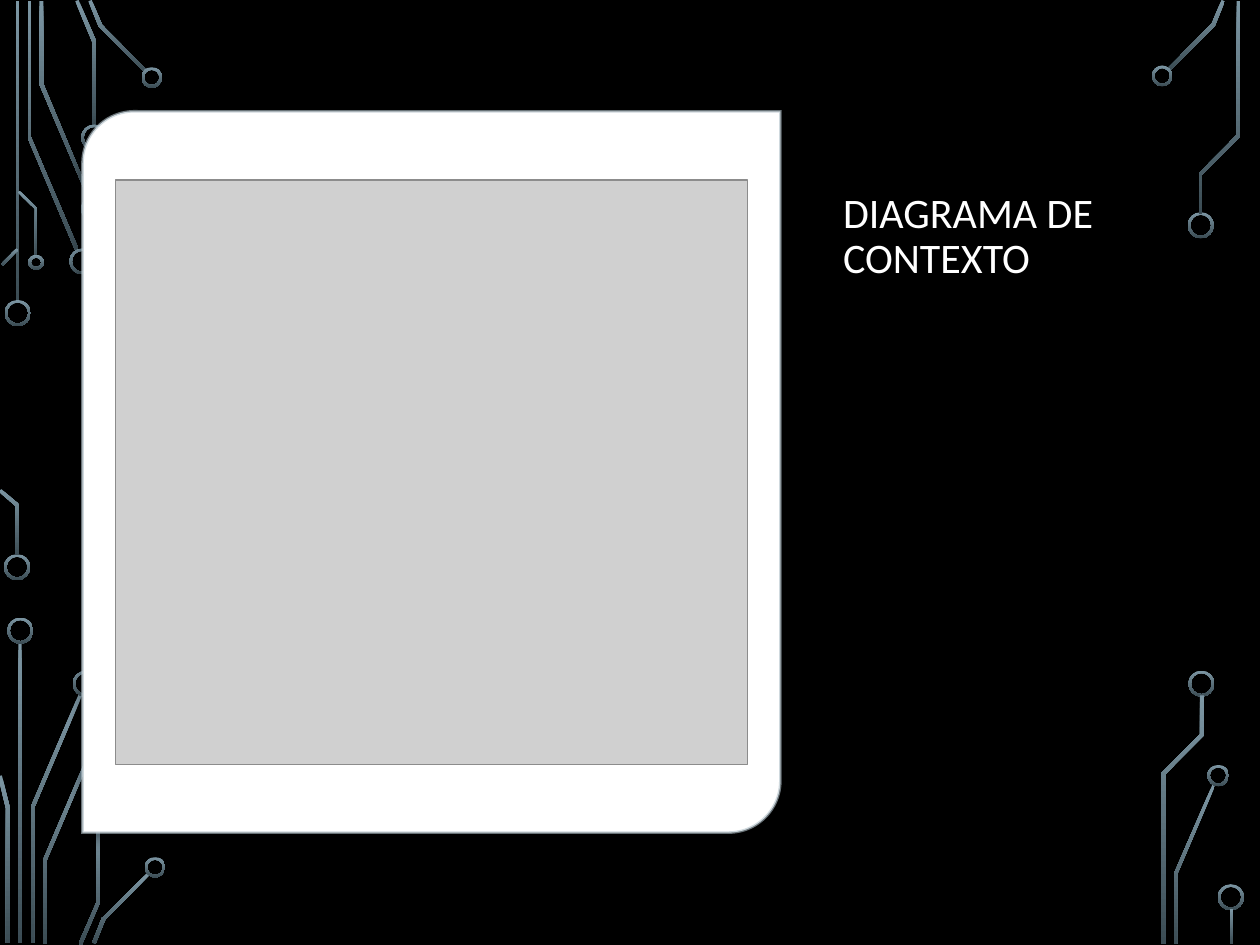
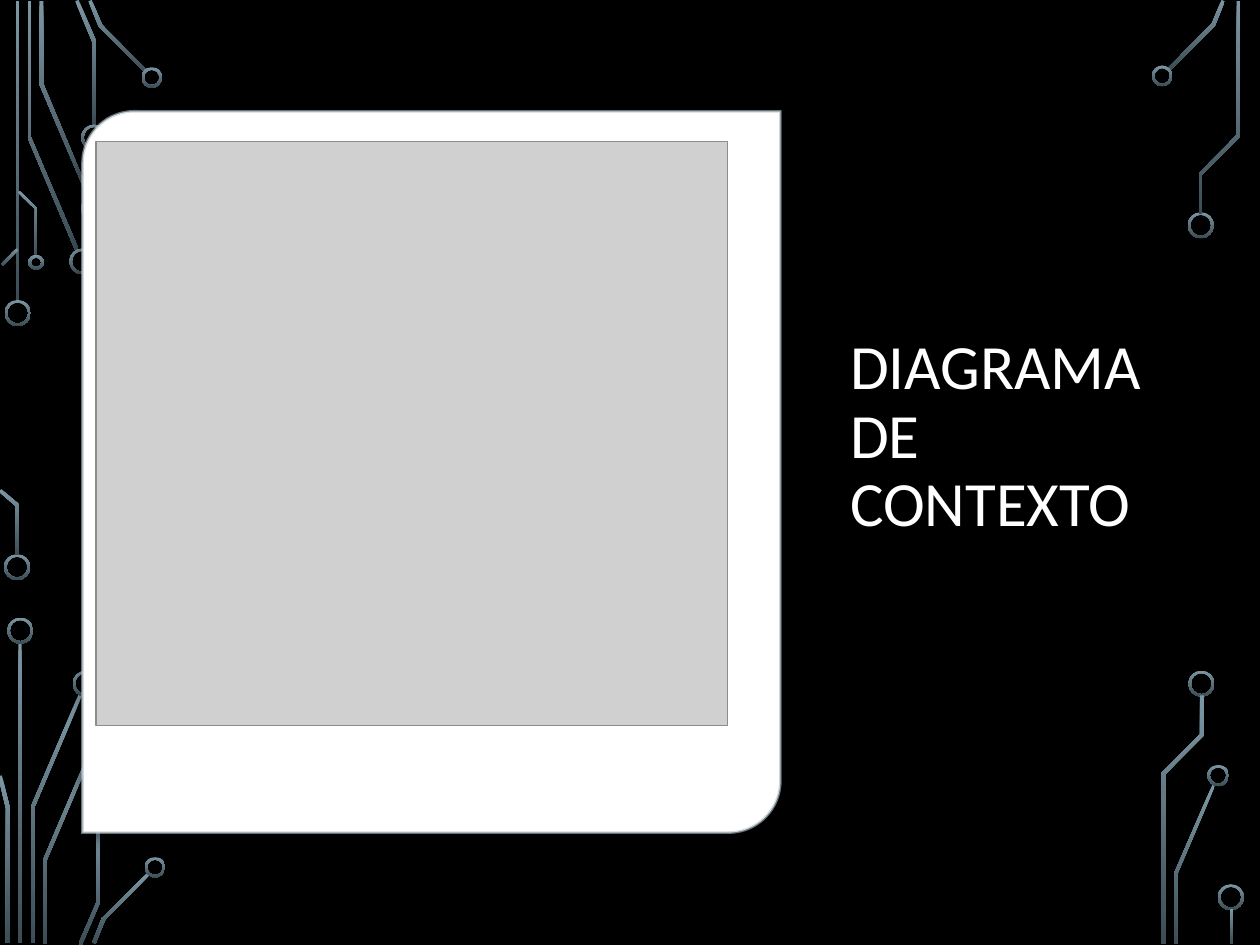
Before and after one commit to camiloXweird/IngenieriaDeSoftware, a slide deck: slide 16 of Documentos/Presentacion_PosmortemCiclo2.pptx (slide 15 before the commit). Drawn at 1260x945 pixels with LibreOffice and Linux fonts; fonts in the diff are those of the drawing; grey boxes stand for pictures; background and template pictures are left out. Boxes give left, top, right and bottom in pixels: in the first picture for what was removed or moved away, otherwise in the second. Text is boxed around its words. In the diff, an @@ line names an element or a change of style, - is before the commit and + after.

```diff
--- a/Documentos/Presentacion_PosmortemCiclo2.pptx
+++ b/Documentos/Presentacion_PosmortemCiclo2.pptx
@@ picture: place and size @@
-picture at (116,180,747,765)
+picture at (96,141,727,726)
@@ title "DIAGRAMA DE CONTEXTO": place and size @@
-title "DIAGRAMA DE CONTEXTO" at (843,200,1093,274)
+title "DIAGRAMA DE CONTEXTO" at (850,348,1141,527)
@@ title "DIAGRAMA DE CONTEXTO" at (850,348,1141,527): size 24 to 36 pt @@
```
Also in this commit, not shown: 14 other slides changed, 4 slides added, 2 slides removed, 1 other file.
